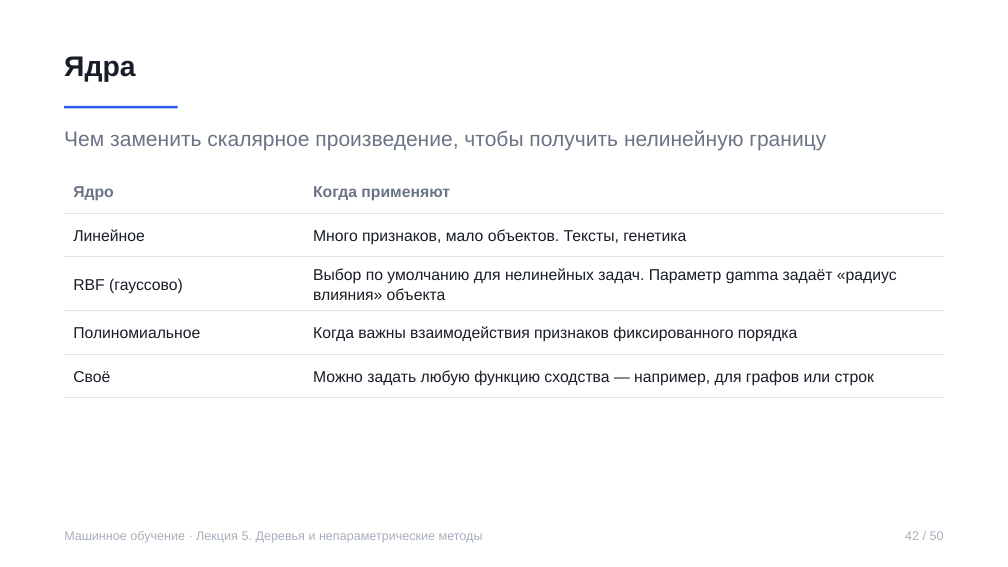
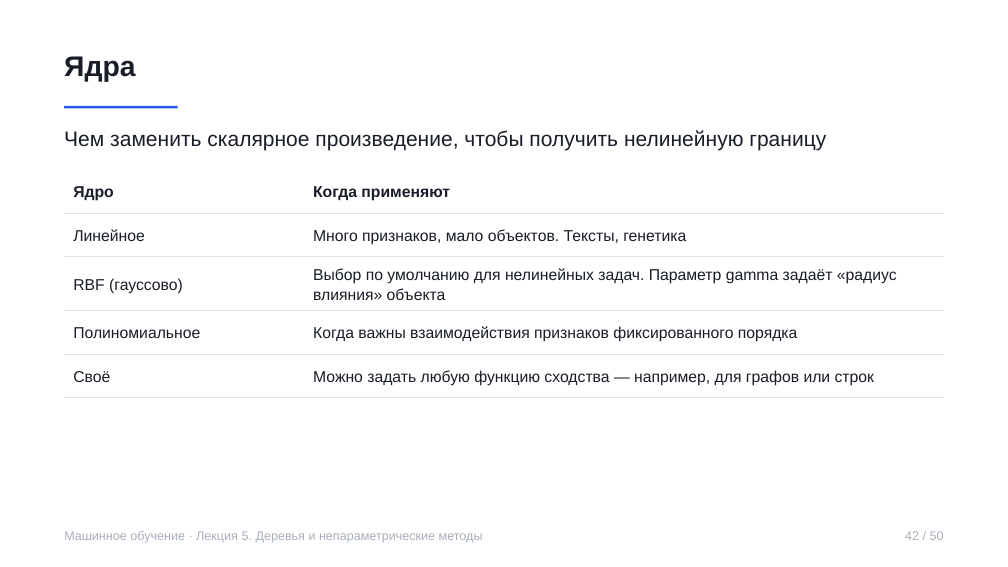
Before and after one commit to rustam-azimov/ml-course-hse, a slide deck: slide 42 of lectures/lecture05.pptx. Drawn at 1008x567 pixels with LibreOffice and Linux fonts; fonts in the diff are those of the drawing. Boxes give left, top, right and bottom in pixels: in the first picture for what was removed or moved away, otherwise in the second. Text is boxed around its words. In the diff, an @@ line names an element or a change of style, - is before the commit and + after.

```diff
--- a/lectures/lecture05.pptx
+++ b/lectures/lecture05.pptx
@@ text "Чем заменить скалярное произведение, чтобы ..." at [64, 130, 826, 151]: text colour #6B7484 to #181D27 @@
@@ table at [64, 169, 944, 390] @@
@@ text colour #6B7484 to #181D27 in "Ядро", "Когда применяют" @@
```
Also in this commit, not shown: 44 other slides changed, 5 other files.
